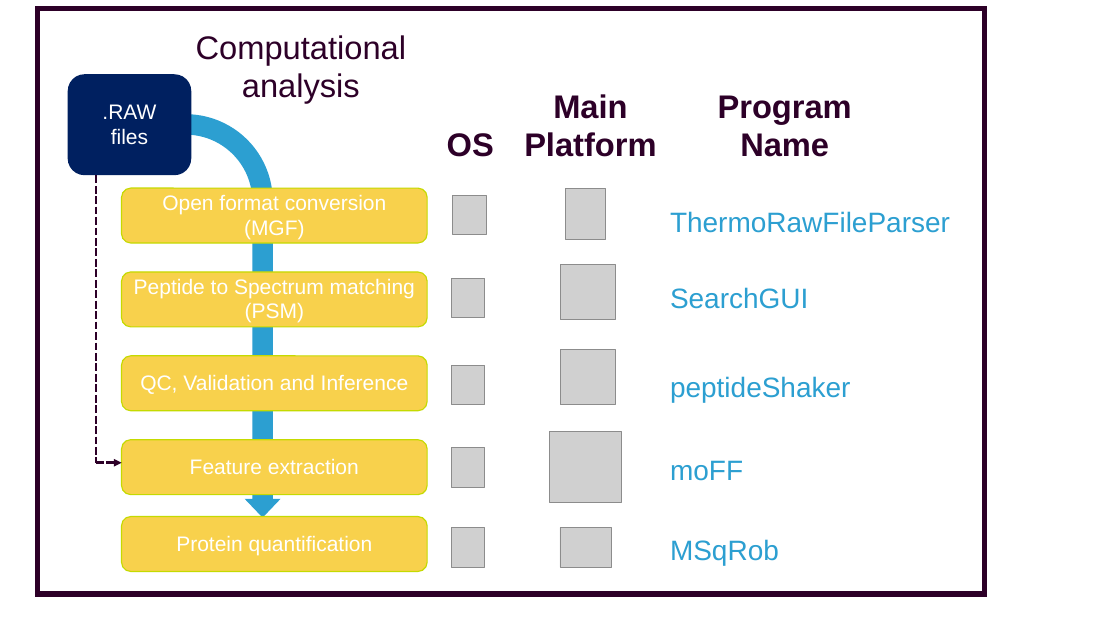
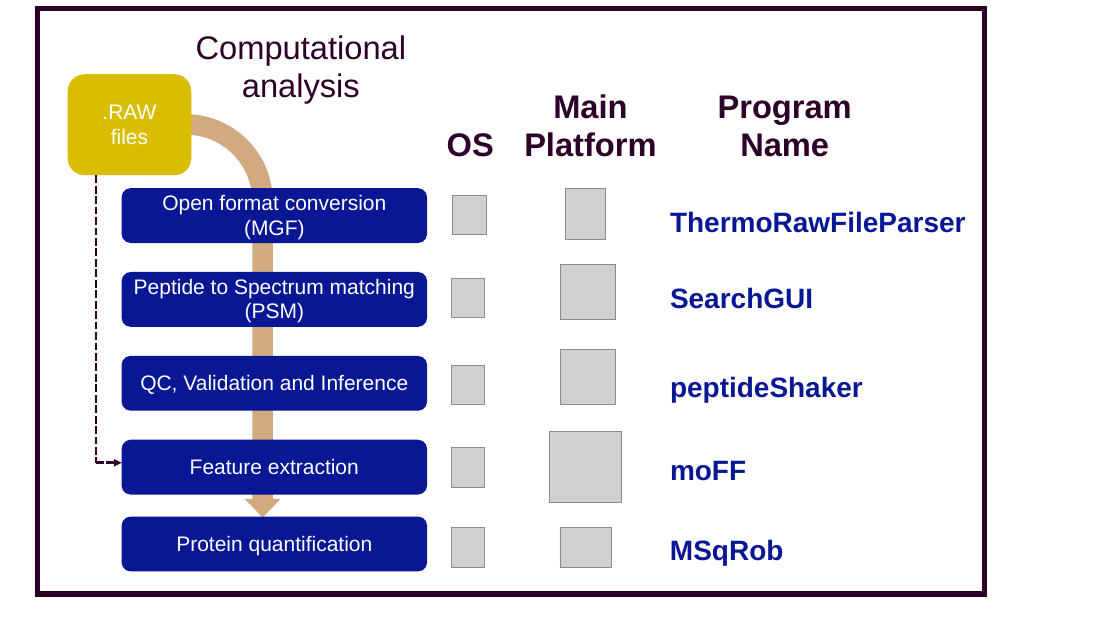
Before and after one commit to antortjim/Thesis-Report, a slide deck: slide 3 of figures/Presentation1.pptx. Drawn at 1120x630 pixels with LibreOffice and Linux fonts; fonts in the diff are those of the drawing; grey boxes stand for pictures; background and template pictures are left out. Boxes give left, top, right and bottom in pixels: in the first picture for what was removed or moved away, otherwise in the second. Text is boxed around its words. In the diff, an @@ line names an element or a change of style, - is before the commit and + after.

```diff
--- a/figures/Presentation1.pptx
+++ b/figures/Presentation1.pptx
@@ rounded rectangle ".RAW files" at [68, 74, 192, 175]: fill #002060 to #D9BD00 @@
@@ bent arrow at [81, 114, 280, 517]: fill #2C9FD1 to #A75700 at 50% opacity @@
@@ text colour #2C9FD1 to #091794, bold on in 5 elements at [670, 539, 783, 565], [670, 376, 863, 403], [670, 460, 746, 481], [670, 287, 813, 309], [670, 211, 966, 233] @@
@@ fill #F8D14C to #091794; outline #C5DA00 1 pt to none in 5 elements at [122, 188, 428, 243], [122, 272, 428, 327], [122, 356, 428, 411], [122, 439, 428, 494], [122, 517, 428, 571] @@
```
Also in this commit, not shown: 12 other files.
